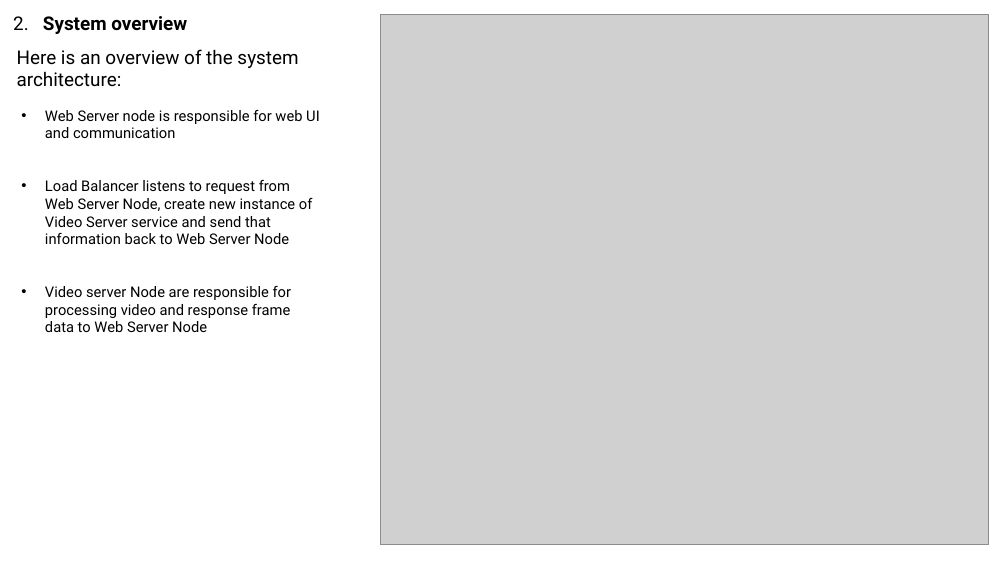
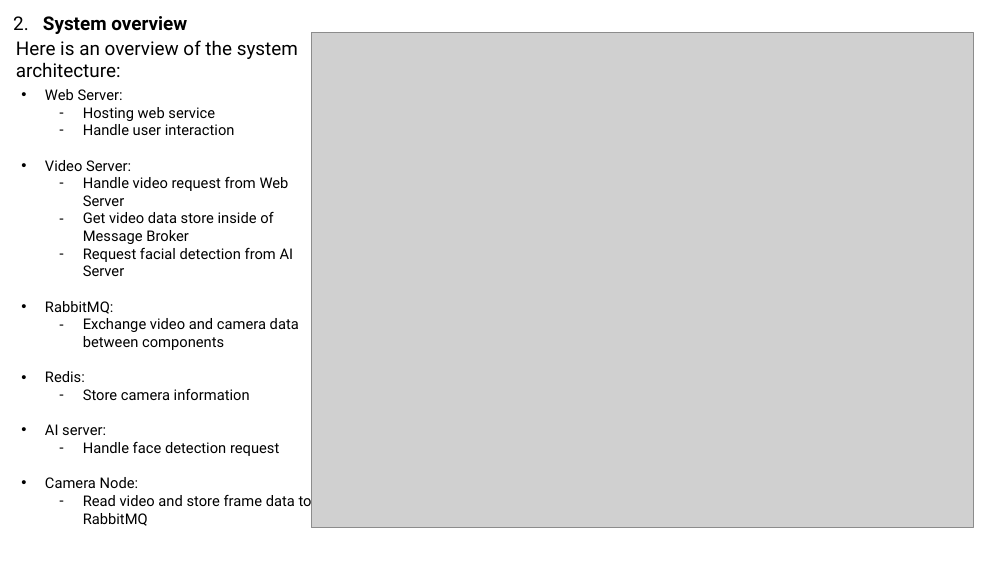
Before and after one commit to truongvanhuy2000/Video-Streaming, a slide deck: slide 4 of Docs/Overview.pptx. Drawn at 1008x567 pixels with LibreOffice and Linux fonts; fonts in the diff are those of the drawing; grey boxes stand for pictures. Boxes give left, top, right and bottom in pixels: in the first picture for what was removed or moved away, otherwise in the second. Text is boxed around its words. In the diff, an @@ line names an element or a change of style, - is before the commit and + after.

Commit message:
add doc

```diff
--- a/Docs/Overview.pptx
+++ b/Docs/Overview.pptx
@@ text "Here is an overview of ...": place and size @@
-text "Here is an overview of ..." at (17, 49, 298, 87)
+text "Here is an overview of ..." at (16, 40, 298, 78)
@@ picture: place and size @@
-picture at (380, 14, 989, 545)
+picture at (312, 33, 973, 528)
@@ text at (45, 89, 312, 526): text changed @@
-• Web Server node is responsible for web UI and communication
-• Load Balancer listens to request from Web Server Node, create new instance of Video Server service and send that information back to Web Server Node
-• Video server Node are responsible for processing video and response frame data to Web Server Node
+• Web Server:
+  – Hosting web service
+  – Handle user interaction
+• Video Server:
+  – Handle video request from Web Server
+  – Get video data store inside of Message Broker
+  – Request facial detection from AI Server
+• RabbitMQ:
+  – Exchange video and camera data between components
+• Redis:
+  – Store camera information
+• AI server:
+  – Handle face detection request
+• Camera Node:
+  – Read video and store frame data to RabbitMQ
```
Also in this commit, not shown: 6 other slides changed, 3 slides added, 2 slides removed.
